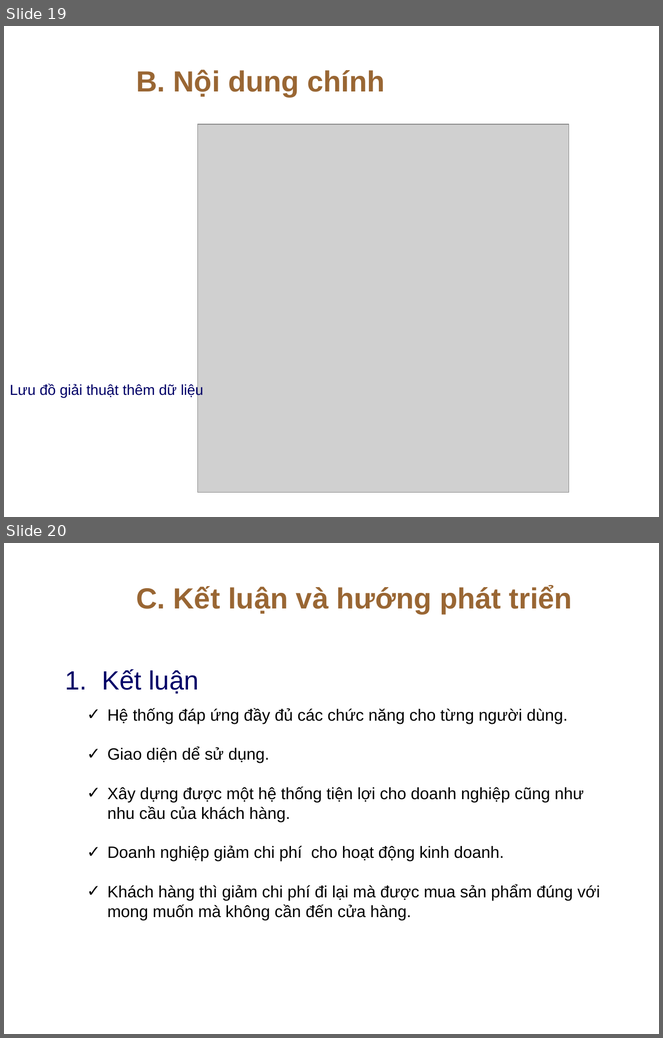
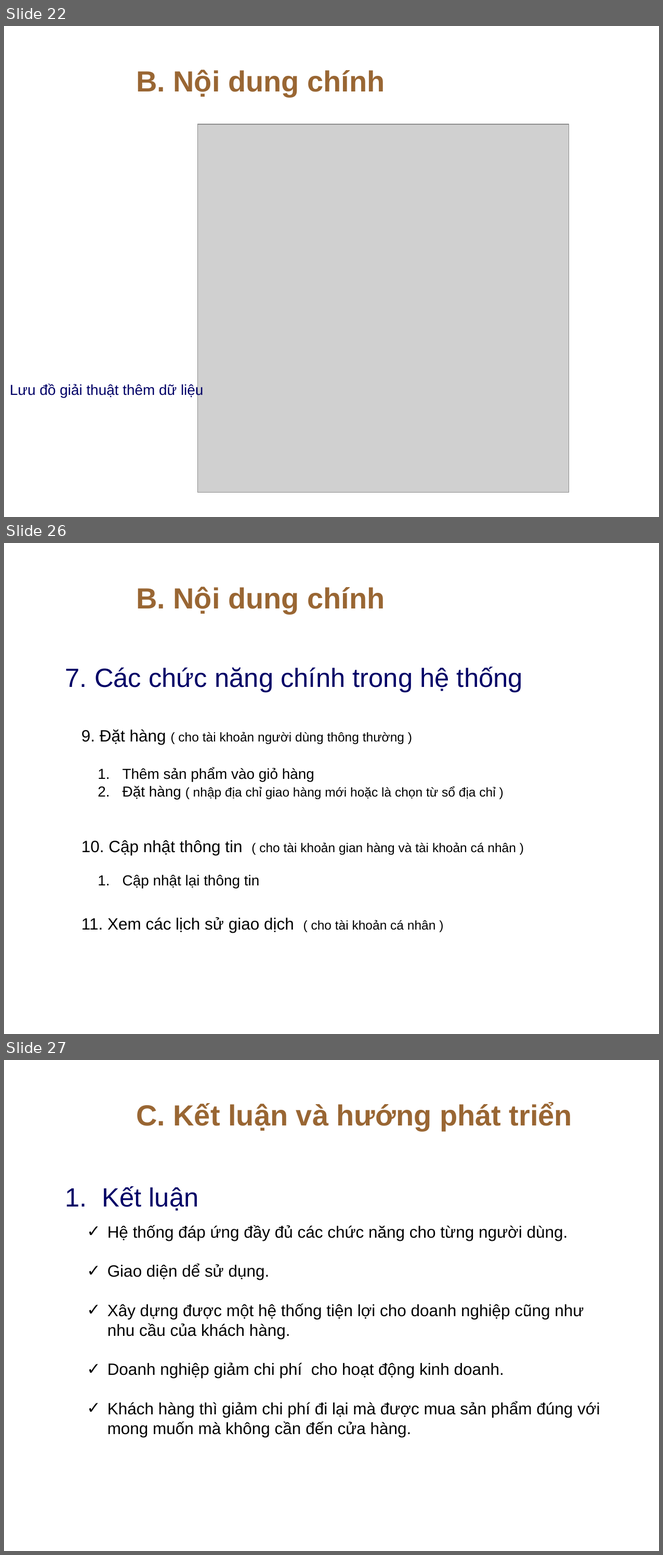
Before and after one commit to khanhpro1996ct/luanvanTN, a slide deck: SlideBaoCaoLVTN_NguyenQuocKhanh.pptx. Shown one above the other, each under a label of ours: slides 19 and 20 before the commit, slides 22, 26 and 27 after it; the slides between them are not shown. The pictures are 663x1038 and 663x1555 pixels, drawn with LibreOffice and Linux fonts; fonts in the diff are those of the drawing; grey boxes stand for pictures; background and template pictures are left out. Boxes give left, top, right and bottom in pixels: in the first picture for what was removed or moved away, otherwise in the second. Text is boxed around its words. In the diff, an @@ line names an element or a change of style, - is before the commit and + after.

```diff
--- a/SlideBaoCaoLVTN_NguyenQuocKhanh.pptx
+++ b/SlideBaoCaoLVTN_NguyenQuocKhanh.pptx
@@ slide 26 added at (4, 543, 659, 1034), background picture (left out) @@
@@ title added at (136, 587, 385, 614), 32 pt, text #996633, bold @@
+B. Nội dung chính
@@ text added at (65, 667, 523, 693), 29 pt, text #000066 @@
+7. Các chức năng chính trong hệ thống
@@ text added at (81, 729, 404, 745), 14 pt, text #000000 @@
+9. Đặt hàng ( cho tài khoản người dùng thông thường )
@@ text added at (123, 768, 495, 799), 14 pt, text #000000 @@
+1. Thêm sản phẩm vào giỏ hàng
+2. Đặt hàng ( nhập địa chỉ giao hàng mới hoặc là chọn từ sổ địa chỉ )
@@ text added at (81, 840, 516, 856), 14 pt, text #000000 @@
+10. Cập nhật thông tin ( cho tài khoản gian hàng và tài khoản cá nhân )
@@ text added at (123, 875, 259, 888), 16 pt, text #000000 @@
+1. Cập nhật lại thông tin
@@ text added at (81, 917, 436, 933), 18 pt, text #000000 @@
+11. Xem các lịch sử giao dịch ( cho tài khoản cá nhân )
@@ what was slide 19 is now slide 22 @@
@@ what was slide 20 is now slide 27 @@
```
Also in this commit, not shown: 3 slides changed, 6 other slides added, 30 other files.
